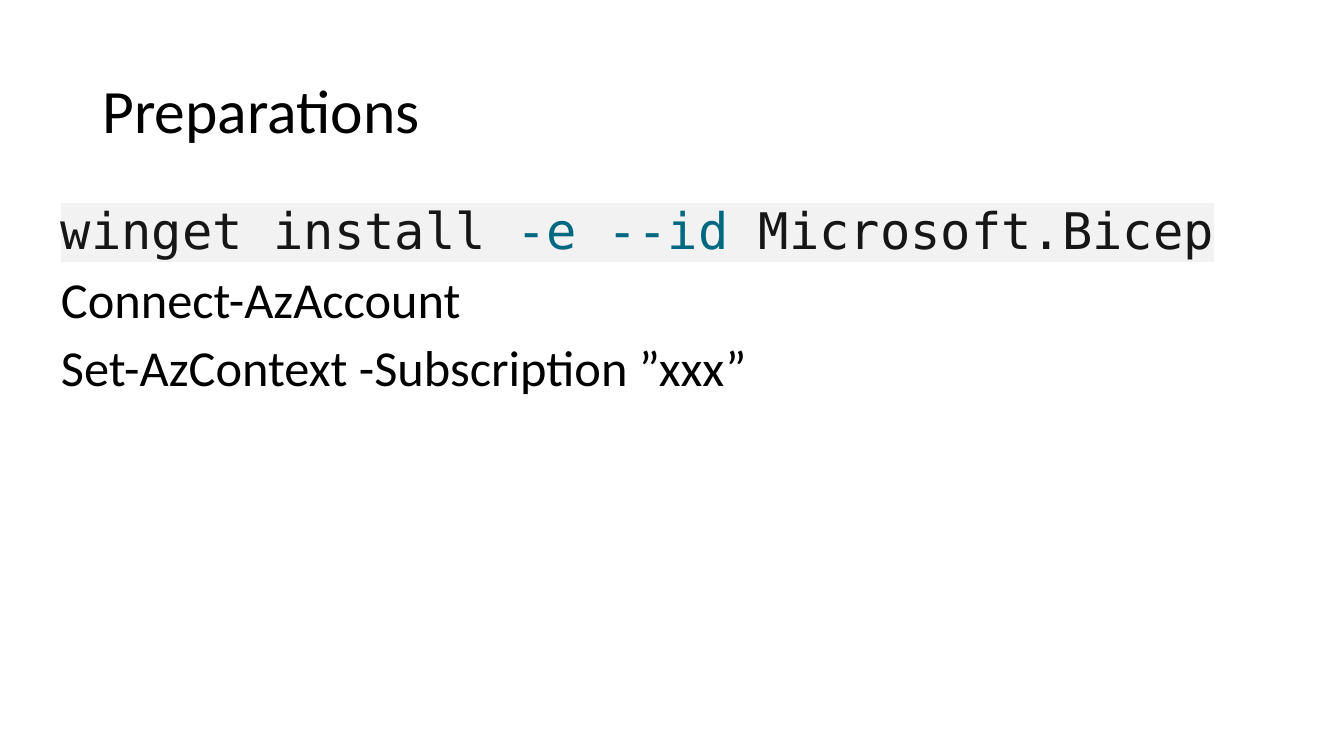
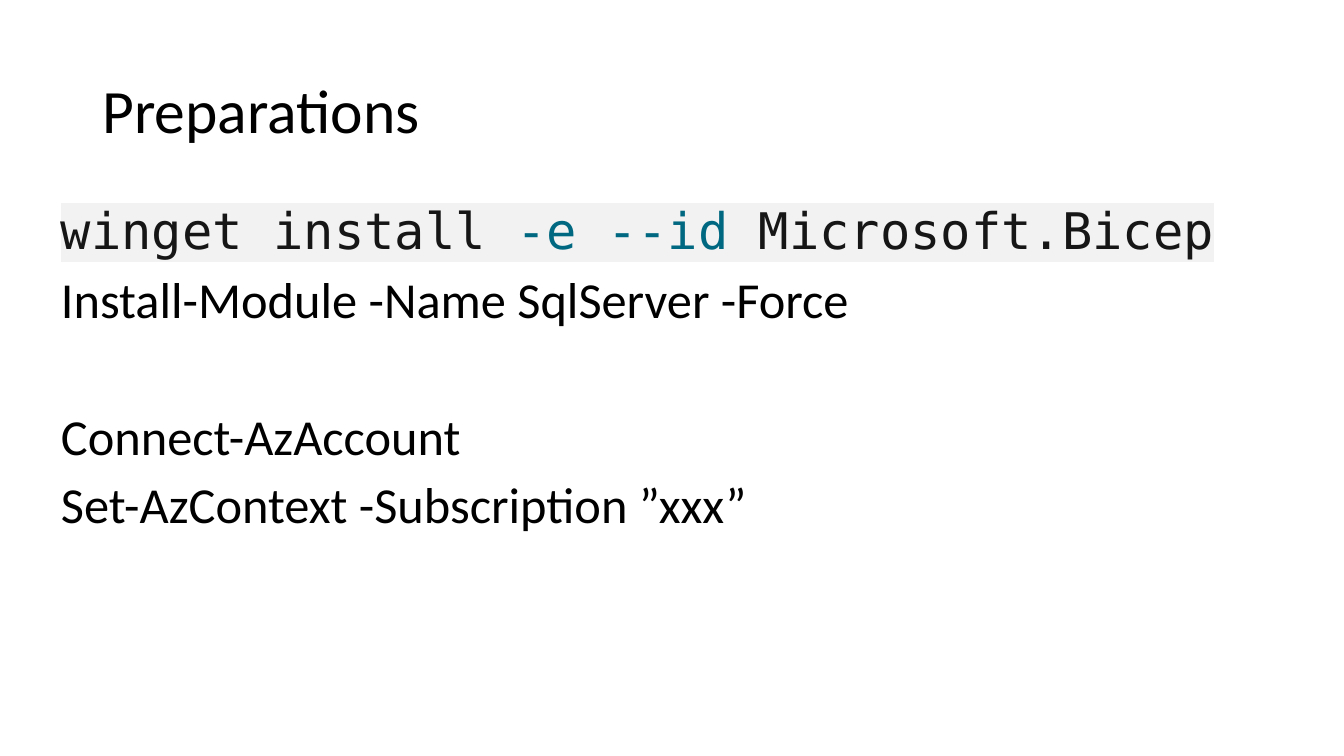
Before and after one commit to ErikEJ/CloudBurstDemo, a slide deck: slide 10 of ManagedIdentity.pptx (slide 9 before the commit). Drawn at 1344x756 pixels with LibreOffice and Linux fonts; fonts in the diff are those of the drawing. Boxes give left, top, right and bottom in pixels: in the first picture for what was removed or moved away, otherwise in the second. Text is boxed around its words. In the diff, an @@ line names an element or a change of style, - is before the commit and + after.

```diff
--- a/ManagedIdentity.pptx
+++ b/ManagedIdentity.pptx
@@ text at (x1=61, y1=283, x2=849, y2=326): paragraph added @@
+Install-Module -Name SqlServer -Force
```
Also in this commit, not shown: 4 other slides changed, 2 slides added.
